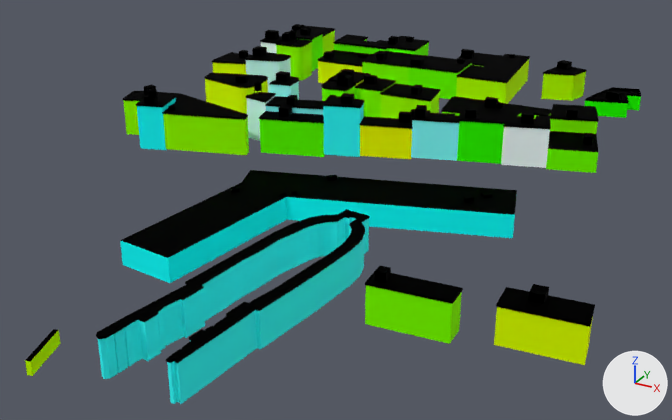
Two versions of the glTF model web/public/assets/cities/lisbon/tiles/-1_-2.bld.glb, one commit apart.
One viewpoint serves both versions: a 50 mm lens placed at (1.0, -677.0, 133.0), pointed at (-158.0, -387.0, -11.0). Every picture has the same lights, and +X, +Y and +Z are marked at lower right. The first picture is the older version. Where no turn or scale is listed for an object, it has been applied to the vertices. Vertices at exactly the same position are counted once.

The scene before the commit, as lines of its bpy script (objects in view):
```python
me_1__2 = bpy.data.meshes.new('-1_-2')
me_1__2.from_pydata(...)  # 2452 vertices, 3197 faces; spans x -116.0..116.0, y -139.0..139.0, z -25.0..25.0
# faces by material slot: [786, 2411]
me_1__2.materials.append(mat_facade)
me_1__2.materials.append(mat_roof)
ob_1__2 = bpy.data.objects.new('-1_-2', me_1__2)
ob_1__2.location = (-160.7, -380.5, 6.1)
```
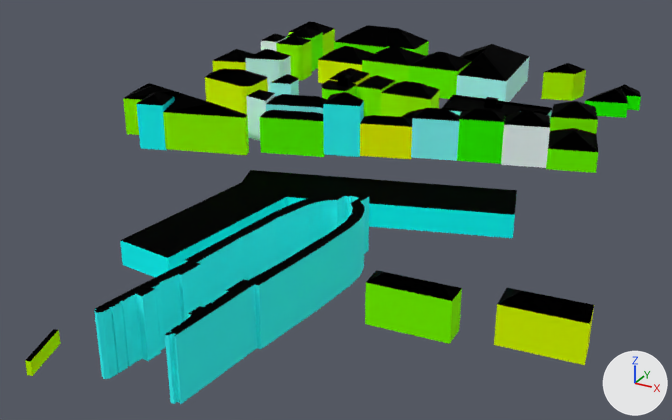
Where the newer file only moved an object's origin or applied its transform, the numbers keep the older frame.

Location of each change, [x1, y1, x2, y2] in pixels of the pictures (672 x 420 px; the box of a moved part takes in the faces that stretch with it):
```json
{"object": "-1_-2", "change": "reshaped", "before": [25, 24, 641, 404], "after": [25, 22, 641, 404]}
{"part": 1, "of": "me_1__2", "change": "deleted", "before": [123, 24, 622, 326]}
{"part": 2, "of": "me_1__2", "change": "moved or reshaped", "before": [96, 75, 641, 363], "after": [94, 22, 641, 360]}
{"part": 3, "of": "me_1__2", "change": "recoloured", "before": [442, 59, 551, 120], "after": [451, 56, 552, 120], "on screen": "green to cyan"}
```

The change, as JSON lines over the scene's bpy script:
```json
{"block": "me_1__2", "where": "# used by ob_1__2; location = (-160.7, -380.5, 6.1)"}
{"op": "remove", "block": "me_1__2", "code": "me_1__2.from_pydata(...)  # 2452 vertices, 3197 faces; spans x -116.0..116.0, y -139.0..139.0, z -25.0..25.0"}
{"op": "add", "block": "me_1__2", "code": "me_1__2.from_pydata(...)  # 1286 vertices, 1839 faces; spans x -115.0..115.0, y -139.0..139.0, z -25.0..24.0"}
{"block": "me_1__2", "change": "me_1__2 part 1: 95 loose pieces with 1154 vertices, spanning x -116.0..116.0, y -73.0..139.0, z -11.0..25.0, are deleted"}
{"block": "me_1__2", "change": "me_1__2 part 2: 27 vertices moved from x 17.0..71.0, y 54.0..126.0, z 6.0..9.0 to x 17.0..78.0, y 54.0..122.0, z 9.0; 368 vertices removed from x -38.0..87.0, y -130.0..135.0, z -12.0..16.0; 356 vertices added at x -104.0..109.0, y -130.0..127.0, z -14.0..24.0"}
{"block": "me_1__2", "change": "me_1__2 part 3: 56 kept faces spanning x 0.0..61.0, y 40.0..139.0, z -4.0..14.0 get new vertex colours"}
```
